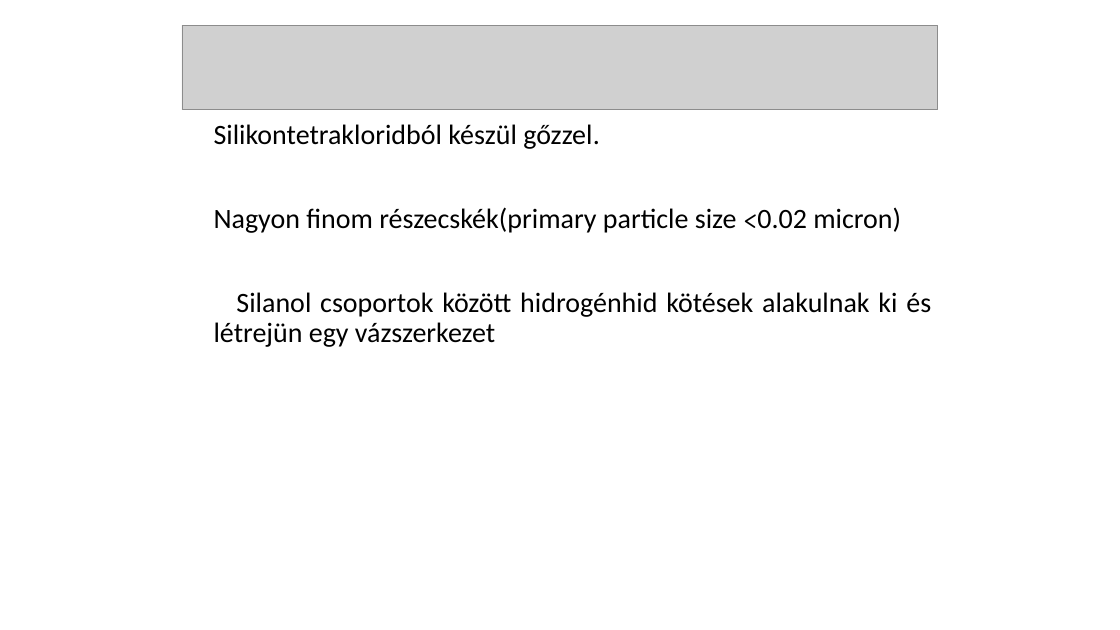
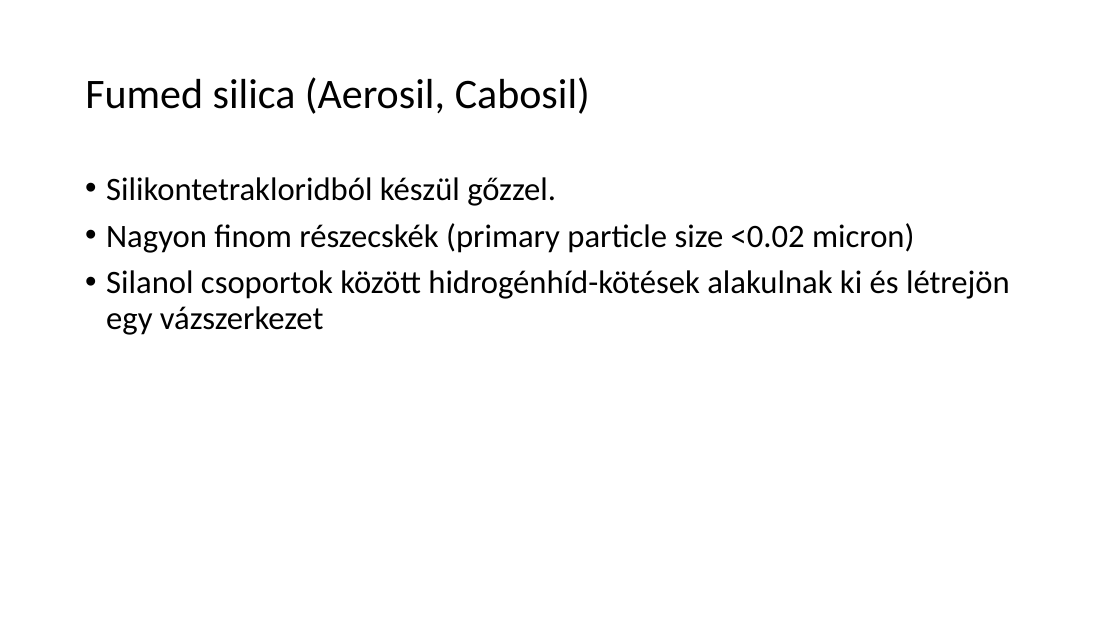
Before and after one commit to LilianaBohus/chemistry-presenations, a slide deck: slide 19 of oil-based-suspensions.ppt (slide 20 before the commit). Drawn at 1120x630 pixels with LibreOffice and Linux fonts; fonts in the diff are those of the drawing; grey boxes stand for pictures. Boxes give left, top, right and bottom in pixels: in the first picture for what was removed or moved away, otherwise in the second. Text is boxed around its words. In the diff, an @@ line names an element or a change of style, - is before the commit and + after.

```diff
--- a/oil-based-suspensions.ppt
+++ b/oil-based-suspensions.ppt
@@ picture removed at bbox=[182, 25, 938, 110] @@
@@ title added at bbox=[85, 77, 590, 114], 36 pt, text #000000 @@
+Fumed silica (Aerosil, Cabosil)
@@ text "Silikontetrakloridból készül gőzzel.": place and size @@
-text "Silikontetrakloridból készül gőzzel." at bbox=[214, 124, 931, 347]
+text "Silikontetrakloridból készül gőzzel." at bbox=[106, 177, 1010, 335]
@@ text at bbox=[106, 177, 556, 206]: size 24 to 28 pt in "Silikontetrakloridból készül gőzzel."; alignment justified to left; bullet none to • @@
@@ text at bbox=[106, 223, 1010, 335]: text changed; size 24 to 28 pt @@
-Nagyon finom részecskék(primary particle size <0.02 micron)
-Silanol csoportok között hidrogénhid kötések alakulnak ki és létrejün egy vázszerkezet
+• Nagyon finom részecskék (primary particle size <0.02 micron)
+• Silanol csoportok között hidrogénhíd-kötések alakulnak ki és létrejön egy vázszerkezet
```
Also in this commit, not shown: 9 other slides changed, 3 slides added, 3 slides removed.
